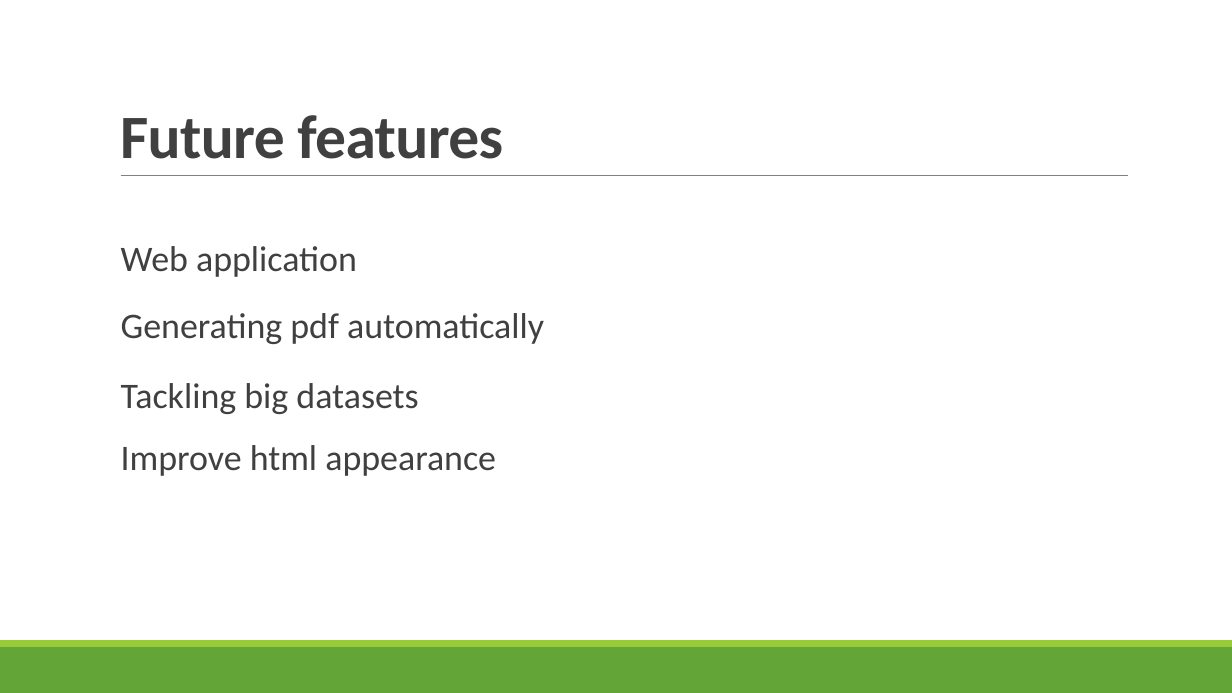
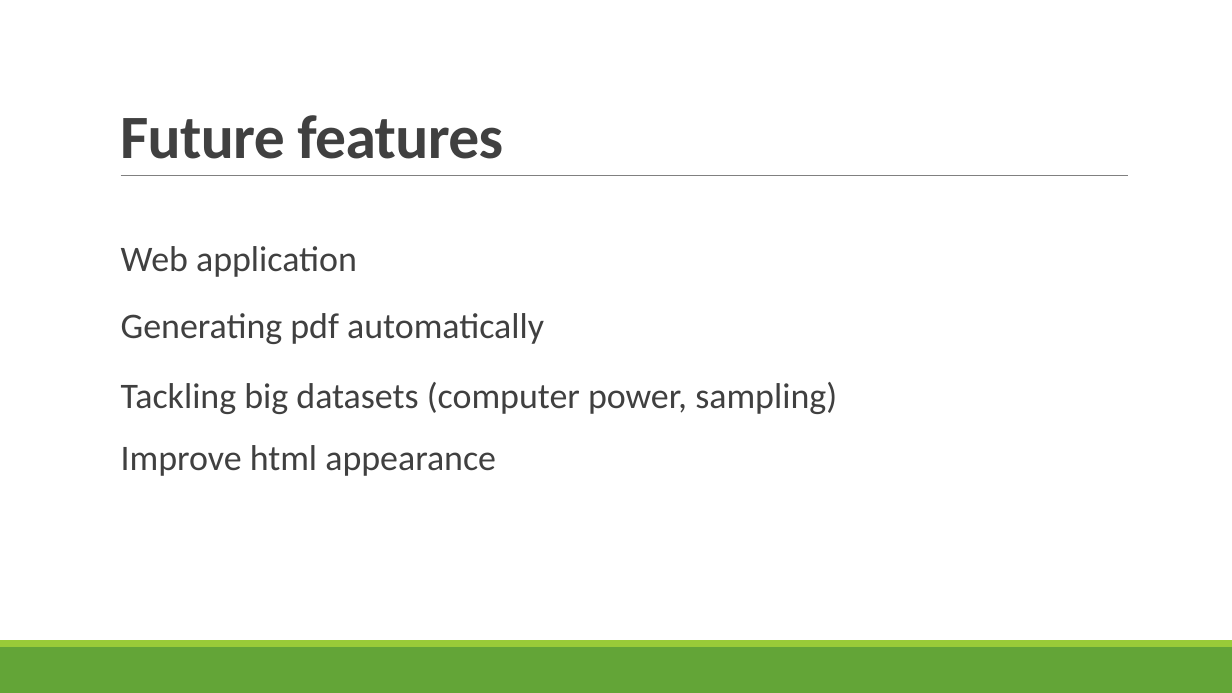
Before and after one commit to meytala/seenopsis, a slide deck: slide 7 of seenopsis_presentation.pptx. Drawn at 1232x693 pixels with LibreOffice and Linux fonts; fonts in the diff are those of the drawing. Boxes give left, top, right and bottom in pixels: in the first picture for what was removed or moved away, otherwise in the second. Text is boxed around its words. In the diff, an @@ line names an element or a change of style, - is before the commit and + after.

```diff
--- a/seenopsis_presentation.pptx
+++ b/seenopsis_presentation.pptx
@@ text at (x1=121, y1=382, x2=837, y2=414): text changed @@
-  Tackling big datasets
+  Tackling big datasets (computer power, sampling)
```
Also in this commit, not shown: 1 other slide changed, 3 other files.
